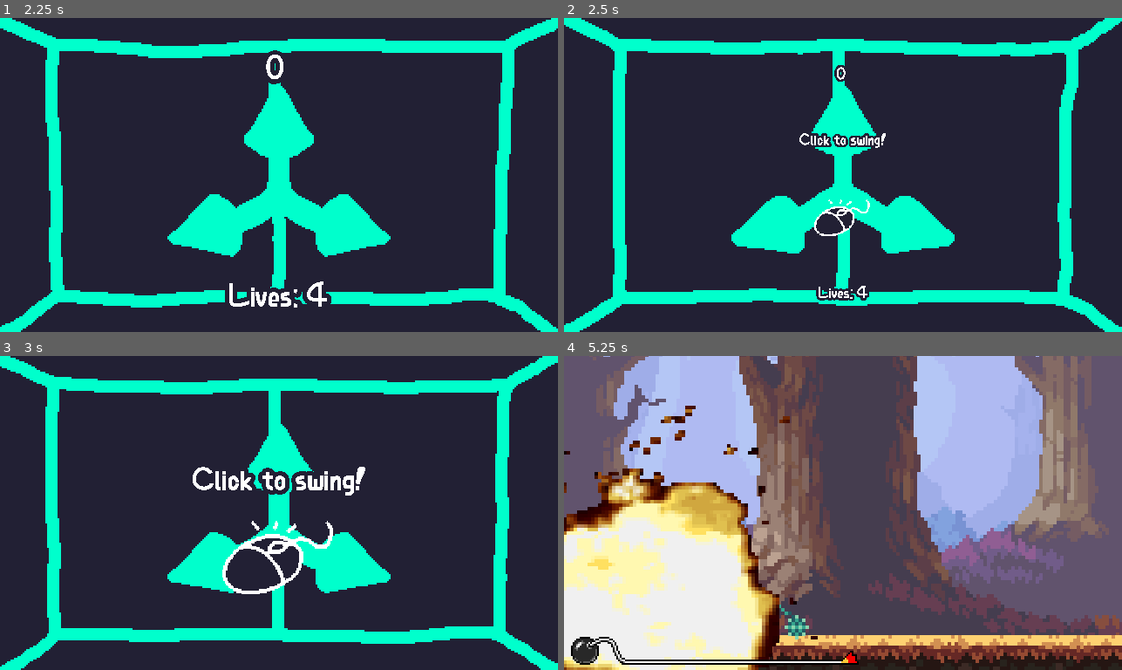
Above: before the commit, frames 1-4 (two rows, left to right).
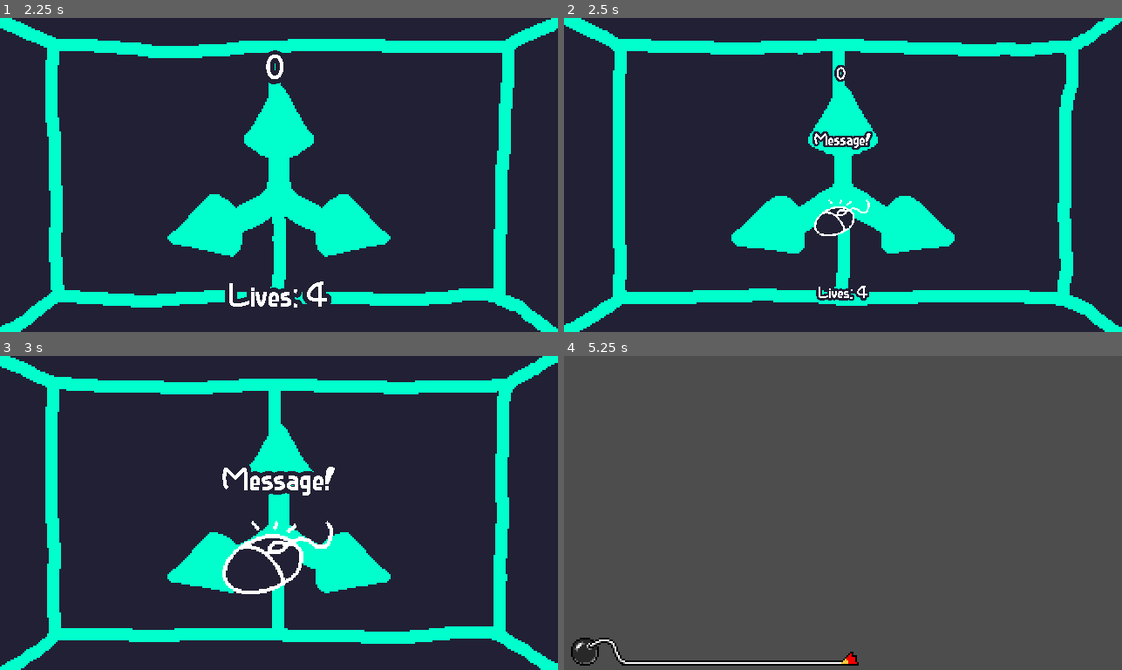
Above: after the commit, the same moments.

Repository: MuizHamzat/MicroGame
Game: Godot game, scene res://scenes/main/main.tscn
The game is run twice, just before and just after one commit, with the same random seed, the same clock (stepped at 60 frames per second) and the same inputs. Sound files missing from this copy of the repository are replaced by a short silence.
Inputs (mouse positions are in pixels of both pictures, inside the frame that each line leads up to):
- Up to frame 1 (2.25 s): click "Start" at 0.5 s; move the mouse to (401, 159) at 1.27 s; click (401, 159) at 1.42 s; move the mouse to (167, 190) at 2.02 s; click (167, 190) at 2.17 s
- Up to frame 2 (2.5 s): no input
- Up to frame 3 (3 s): tap Enter at 2.75 s; move the mouse to (334, 443) at 2.77 s; click (334, 443) at 2.92 s
- Up to frame 4 (5.25 s): tap Enter at 3.5, 4.25, 5 s; move the mouse to (815, 575) at 3.52 s; click (815, 575) at 3.67 s; move the mouse to (1010, 560) at 4.27 s; click (1010, 560) at 4.42 s; move the mouse to (675, 465) at 5.02 s; click (675, 465) at 5.17 s

Frame 1 is identical in both runs. In frame 2, 0.4% of the frame differs, in the area x 42-58%, y 36-42%; in frame 3, 1.0%; in frame 4, 80%, in the area x 0-100%, y 0-100%.

Commit message:
Initialized template for project, and added a test game node
The test node is named MuizGame

Diff:
--- /dev/null
+++ b/MacGDC Microgame Jam 2024 Template/microgames/MuizTest/MuizGame.tscn
@@ -0,0 +1,11 @@
+[gd_scene load_steps=3 format=3 uid="uid://bvvfdxf15xxmf"]
+
+[ext_resource type="Script" path="res://microgames/MuizTest/muiz_game.gd" id="1_i230i"]
+[ext_resource type="PackedScene" uid="uid://ddhoio73023ba" path="res://scenes/main/bomb_timer/bomb_timer.tscn" id="2_yw6yt"]
+
+[node name="MuizGame" type="Node2D" node_paths=PackedStringArray("bomb_timer")]
+script = ExtResource("1_i230i")
+bomb_timer = NodePath("BombTimer")
+
+[node name="BombTimer" parent="." instance=ExtResource("2_yw6yt")]
+position = Vector2(70, 351)
--- /dev/null
+++ b/MacGDC Microgame Jam 2024 Template/microgames/MuizTest/muiz_game.gd
@@ -0,0 +1,6 @@
+extends Microgame
+
+
+# Called when the node enters the scene tree for the first time.
+func _ready() -> void:
+	super()
--- a/MacGDC Microgame Jam 2024 Template/scenes/main/main.tscn
+++ b/MacGDC Microgame Jam 2024 Template/scenes/main/main.tscn
@@ -1,11 +1,11 @@
 [gd_scene load_steps=43 format=3 uid="uid://cqiygaoduxj2v"]
 
 [ext_resource type="Script" path="res://scenes/main/main.gd" id="1_c1cp2"]
+[ext_resource type="PackedScene" uid="uid://bvvfdxf15xxmf" path="res://microgames/MuizTest/MuizGame.tscn" id="2_b7ctq"]
 [ext_resource type="Texture2D" uid="uid://e4lvvaf2h0ca" path="res://scenes/main/sprites/door_left.png" id="3_1sdq5"]
 [ext_resource type="Texture2D" uid="uid://bjbil5iohc57a" path="res://scenes/main/sprites/room.png" id="3_y1h6j"]
 [ext_resource type="Texture2D" uid="uid://c577jxgsebcnh" path="res://scenes/main/sprites/control.png" id="4_gv218"]
 [ext_resource type="Texture2D" uid="uid://2p5ui5c44pt4" path="res://scenes/main/sprites/door_right.png" id="4_wfv2r"]
-[ext_resource type="PackedScene" uid="uid://blcsmx6jc2qwq" path="res://microgames/knight_game/knight_game.tscn" id="6_lqceg"]
 [ext_resource type="FontFile" uid="uid://dxxddb5c1lot" path="res://scenes/main/sprites/font.ttf" id="7_8m45n"]
 [ext_resource type="AudioStream" uid="uid://ctnvpdnbfg33b" path="res://scenes/main/sounds/music_win.wav" id="7_56n1x"]
 [ext_resource type="AudioStream" uid="uid://diam2nhqi5des" path="res://scenes/main/sounds/music_loss.wav" id="8_slq8a"]
@@ -1148,7 +1148,7 @@
 
 [node name="Main" type="Node2D"]
 script = ExtResource("1_c1cp2")
-microgames = Array[PackedScene]([ExtResource("6_lqceg")])
+microgames = Array[PackedScene]([ExtResource("2_b7ctq")])
 
 [node name="Room" type="Node2D" parent="."]
 z_index = 4095
